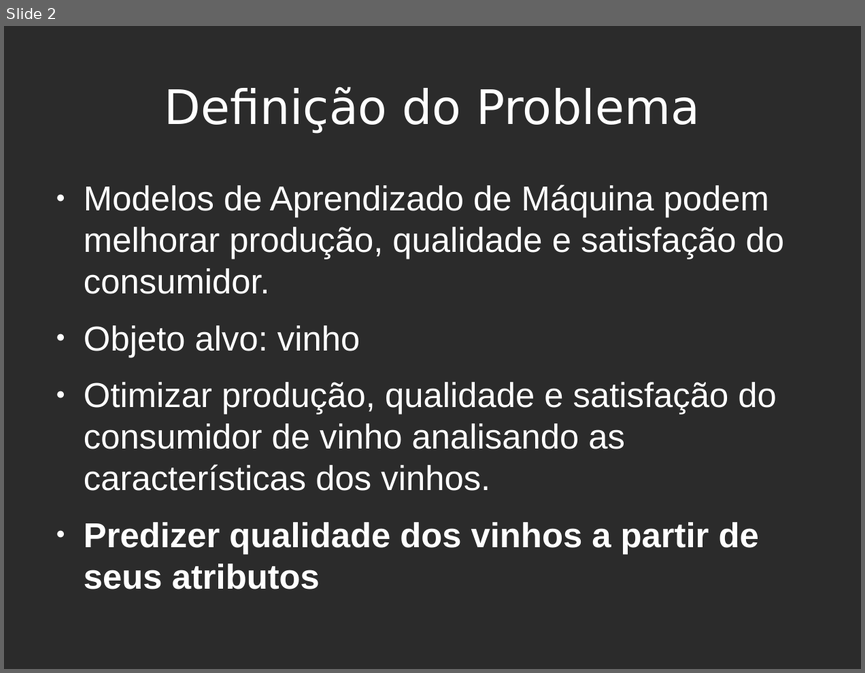
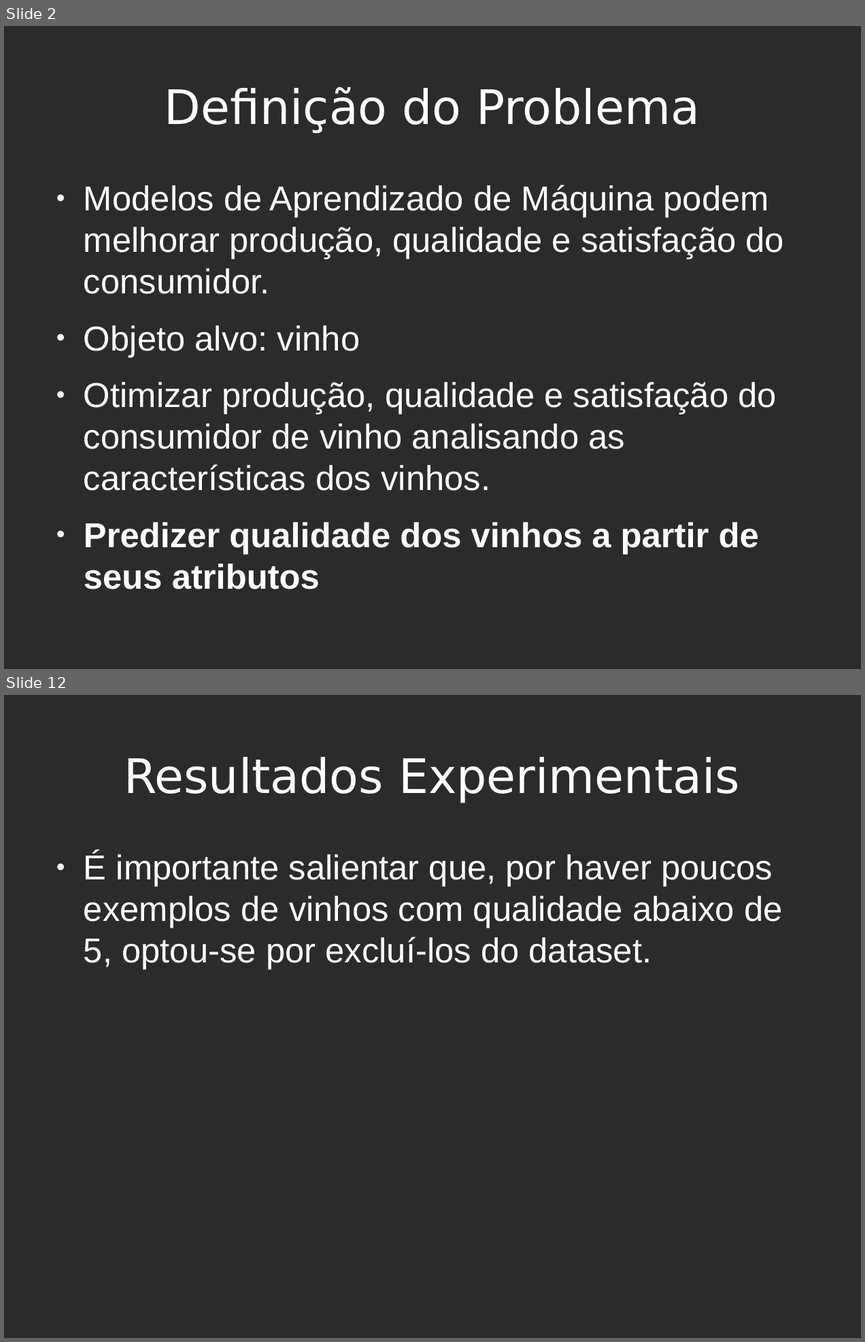
Before and after one commit to sdkgit123/RNA-atv3, a slide deck: RNA-apresentacao.odp. Shown one above the other, each under a label of ours: slide 2 before the commit, slides 2 and 12 after it; the slides between them are not shown. The pictures are 865x673 and 865x1342 pixels, drawn with LibreOffice and Linux fonts; fonts in the diff are those of the drawing; background and template pictures are left out; a plain dark background stands for a picture behind light text. Boxes give left, top, right and bottom in pixels: in the first picture for what was removed or moved away, otherwise in the second. Text is boxed around its words. In the diff, an @@ line names an element or a change of style, - is before the commit and + after.

```diff
--- a/RNA-apresentacao.odp
+++ b/RNA-apresentacao.odp
@@ slide 12 added at (4,695,861,1338), background picture (left out) @@
@@ title added at (124,757,740,803), 44 pt, text #FFFFFF @@
+Resultados Experimentais
@@ text added at (84,852,782,970), 32 pt, text #FFFFFF @@
+● É importante salientar que, por haver poucos exemplos de vinhos com qualidade abaixo de 5, optou-se por excluí-los do dataset.
```
Also in this commit, not shown: 6 slides changed, 3 other slides added, 1 slide removed, 3 other files.
